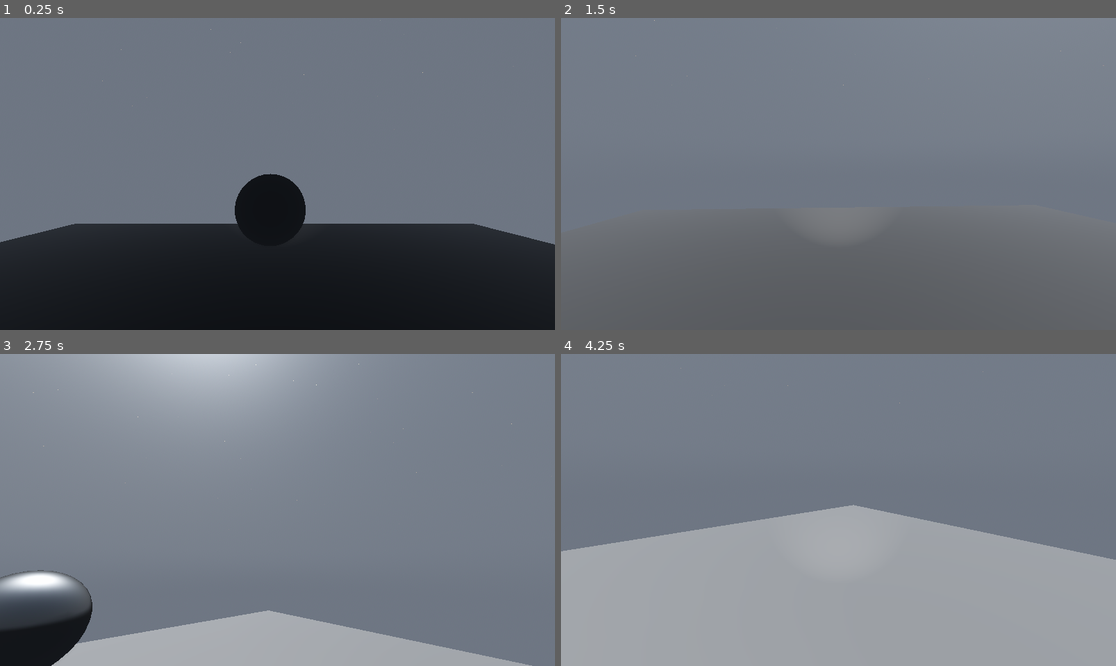
Above: before the commit, frames 1-4 (two rows, left to right).
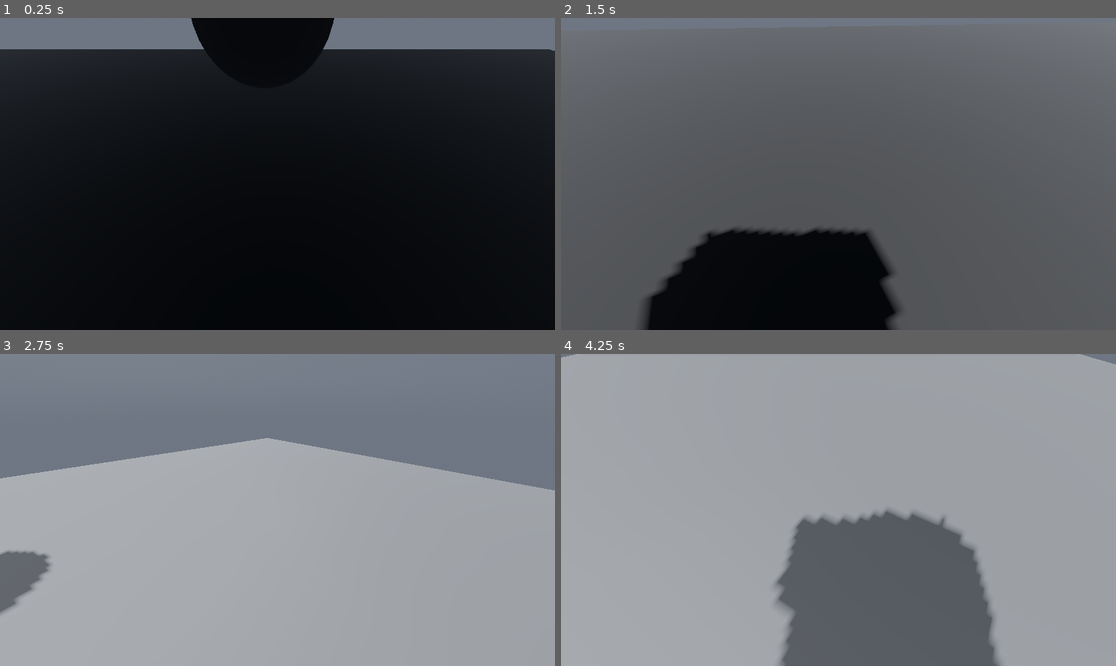
Above: after the commit, the same moments.

Repository: felixjacknife3-hash/SorterMorders
Game: Godot game, scene res://Main.tscn
The game is run twice, just before and just after one commit, with the same random seed, the same clock (stepped at 60 frames per second) and the same inputs.
Inputs (mouse positions are in pixels of both pictures, inside the frame that each line leads up to):
- Up to frame 1 (0.25 s): no input
- Up to frame 2 (1.5 s): move the mouse to (866, 174) at 0.52 s; tap D (D) at 0.6 s; tap Space (Jump) at 0.77 s; move the mouse to (810, 174) at 1.27 s; tap A (A) at 1.35 s
- Up to frame 3 (2.75 s): tap Space (Jump) at 1.52 s; tap D (D) at 1.55, 2.1 s; move the mouse to (288, 503) at 2.02 s
- Up to frame 4 (4.25 s): tap Enter at 2.75 s; move the mouse to (832, 516) at 2.77 s; tap Shift (Run) at 2.85 s; tap Space (Jump) at 3.02, 3.77 s; tap D (D) at 3.05, 3.8 s; move the mouse to (877, 513) at 3.52 s; tap S (S) at 3.6 s

The runs differ from the first frame. In frame 1, 65% of the frame differs, in the area x 0-100%, y 0-79%; in frame 2, 77%, in the area x 0-100%, y 0-100%; in frame 3, 68%; in frame 4, 73%.

Commit message:
did stuff about light

Diff:
--- a/Main.tscn
+++ b/Main.tscn
@@ -94,7 +94,7 @@
 [node name="Main" type="Node3D" unique_id=1043340439]
 
 [node name="Player" parent="." unique_id=1751044688 node_paths=PackedStringArray("environment") instance=ExtResource("1_glv2v")]
-transform = Transform3D(1, 0, 0, 0, 1, 0, 0, 0, 1, 0.1, -0.099999964, 0.1)
+transform = Transform3D(1, 0, 0, 0, 0.70710677, 0.70710677, 0, -0.70710677, 0.70710677, 0.1, -0.099999964, 0.1)
 environment = NodePath("../Environment")
 
 [node name="World" type="Node3D" parent="." unique_id=2110458245]
--- a/Player.tscn
+++ b/Player.tscn
@@ -42,5 +42,6 @@
 [node name="Cam" type="Camera3D" parent="Head" unique_id=317463938]
 
 [node name="SpotLight3D" type="SpotLight3D" parent="Head" unique_id=1571608150]
+shadow_enabled = true
 spot_range = 20.0
 spot_angle = 20.0
--- a/PlayerController.gd
+++ b/PlayerController.gd
@@ -35,7 +35,7 @@
 		head.rotation_degrees.x = clamp(head.rotation_degrees.x, minXRot, maxXRot)
 
 func _physics_process(delta: float) -> void:
-
+	light.visible = not environment.day
 	#Pause Region
 	#region
 	#Leave Captured Mouse Mode
